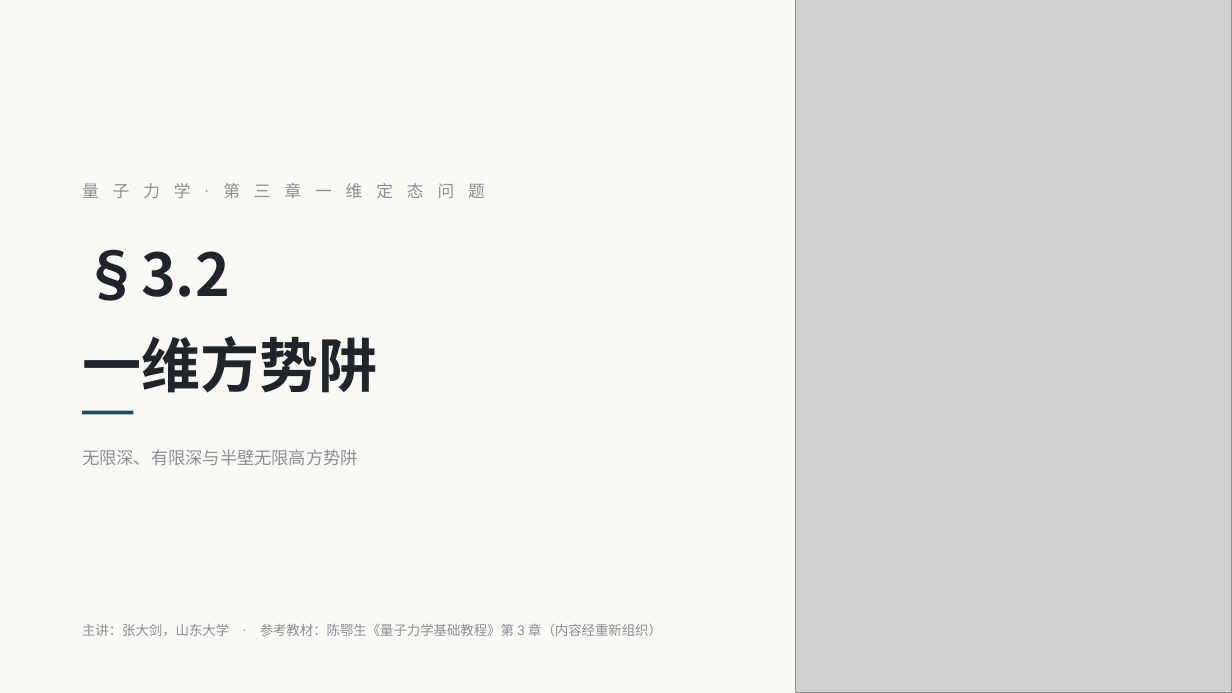
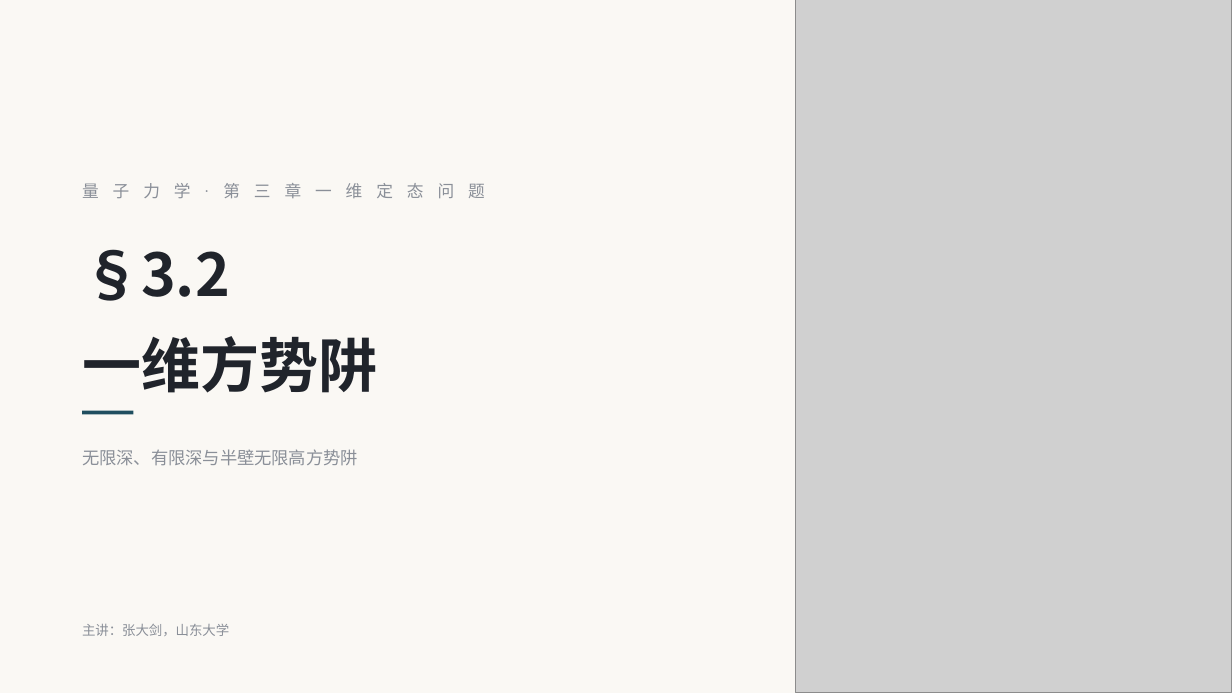
Before and after one commit to zhangdajian-sdu/quantum-mechanics-slides, a slide deck: slide 1 of slides/ch3/ch3-s2.pptx. Drawn at 1232x693 pixels with LibreOffice and Linux fonts; fonts in the diff are those of the drawing; grey boxes stand for pictures. Boxes give left, top, right and bottom in pixels: in the first picture for what was removed or moved away, otherwise in the second. Text is boxed around its words. In the diff, an @@ line names an element or a change of style, - is before the commit and + after.

Commit message:
去除 11 份课件封面的参考教材说明（保留主讲署名），同步更新在线查看封面图

```diff
--- a/slides/ch3/ch3-s2.pptx
+++ b/slides/ch3/ch3-s2.pptx
@@ text at [82, 624, 229, 636]: text changed @@
-主讲：张大剑，山东大学 · 参考教材：陈鄂生《量子力学基础教程》第 3 章（内容经重新组织）
+主讲：张大剑，山东大学
```
Also in this commit, not shown: 21 other files.
